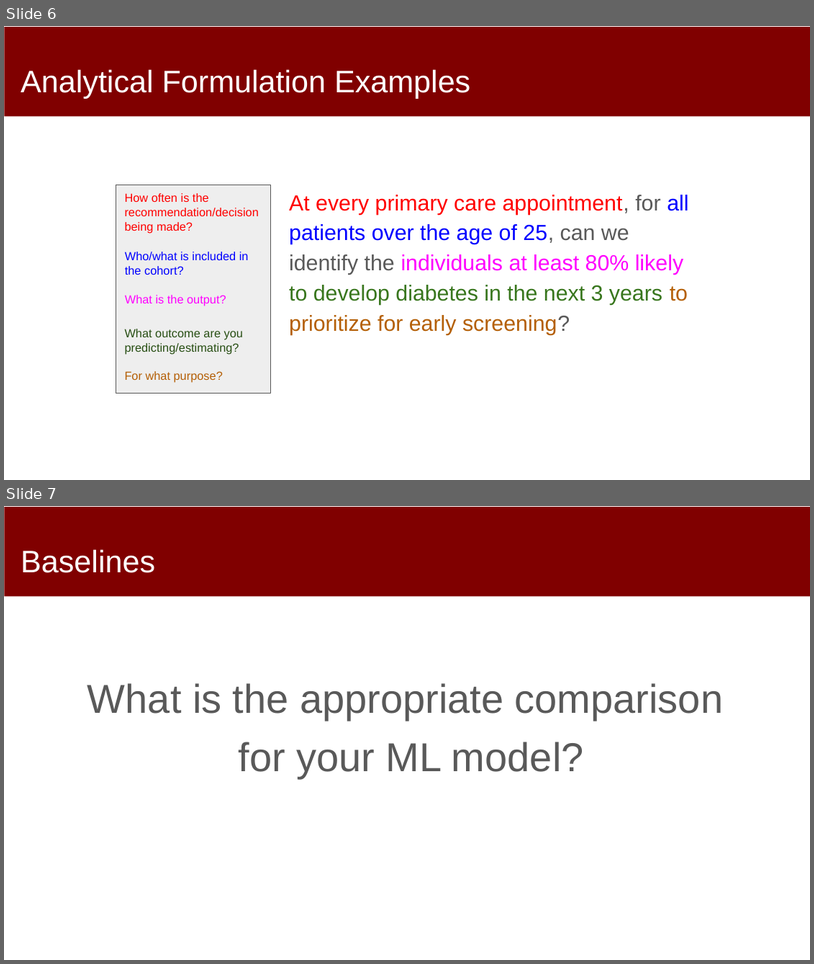
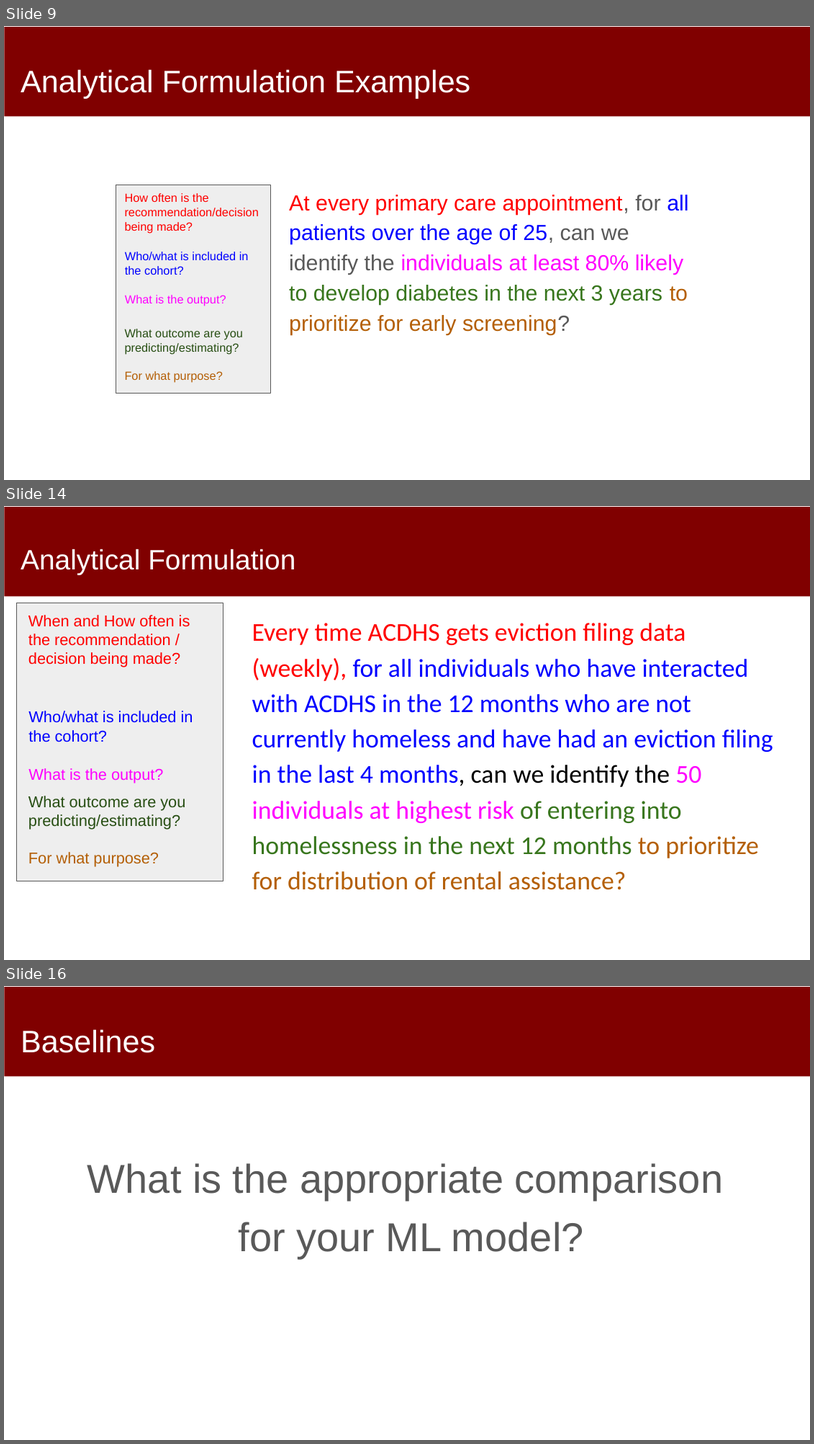
Before and after one commit to dssg/mlforpublicpolicylab, a slide deck: Lectures/09-Machine-Learning-Pipelines.pptx. Shown one above the other, each under a label of ours: slides 6 and 7 before the commit, slides 9, 14 and 16 after it; the slides between them are not shown. The pictures are 814x964 and 814x1444 pixels, drawn with LibreOffice and Linux fonts; fonts in the diff are those of the drawing. Boxes give left, top, right and bottom in pixels: in the first picture for what was removed or moved away, otherwise in the second. Text is boxed around its words. In the diff, an @@ line names an element or a change of style, - is before the commit and + after.

```diff
--- a/Lectures/09-Machine-Learning-Pipelines.pptx
+++ b/Lectures/09-Machine-Learning-Pipelines.pptx
@@ slide 14 added at [4,506,810,960], background #FFFFFF; not listed: 1 template element that a slide beside it also shows @@
@@ title added at [21,549,296,574], 33.3 pt, text #FFFFFF @@
+Analytical Formulation
@@ rectangle added at [17,602,224,881], fill #EEEEEE, outline #595959 0.75 pt @@
@@ text added at [28,615,190,667], 18.7 pt, text #FF0000 @@
+When and How often is the recommendation / decision being made?
@@ text added at [252,623,774,890], 30.7 pt, text #0000FF @@
+Every time ACDHS gets eviction filing data (weekly), for all individuals who have interacted with ACDHS in the 12 months who are not currently homeless and have had an eviction filing in the last 4 months, can we identify the 50 individuals at highest risk of entering into homelessness in the next 12 months to prioritize for distribution of rental assistance?
@@ text added at [28,710,193,742], 18.7 pt, text #0000FF @@
+Who/what is included in the cohort?
@@ text added at [28,768,163,783], 18.7 pt, text #FF00FF @@
+What is the output?
@@ text added at [28,795,185,867], 18.7 pt, text #274E13 @@
+What outcome are you predicting/estimating?
+For what purpose?
@@ what was slide 6 is now slide 9 @@
@@ what was slide 7 is now slide 16 @@
```
Also in this commit, not shown: 4 slides changed, 9 other slides added, 1 slide removed.
